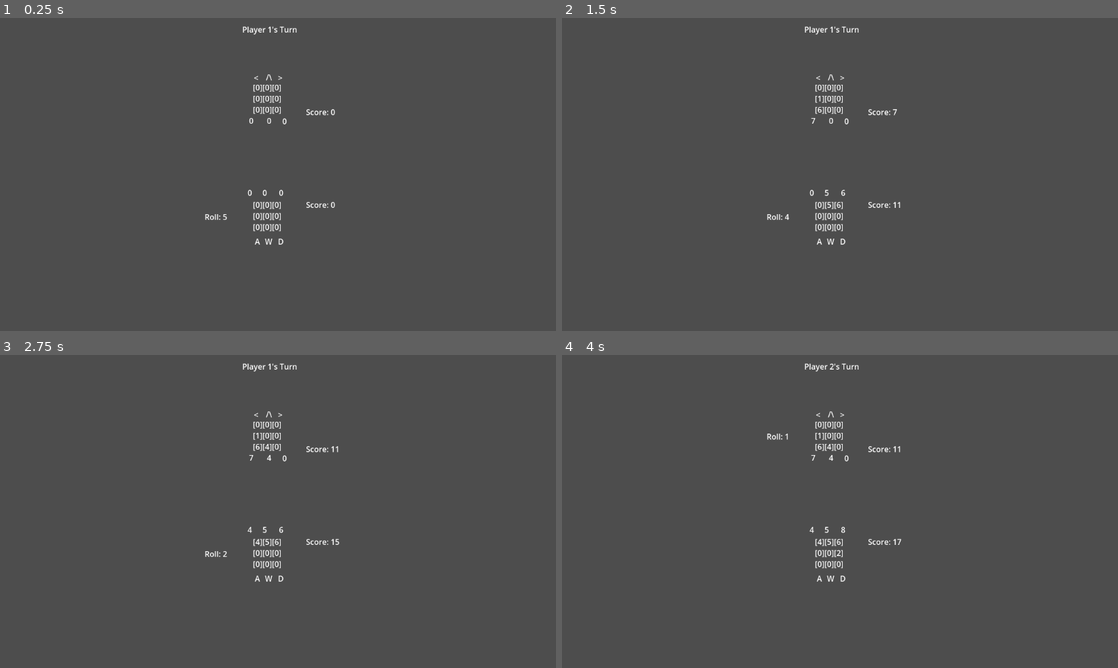
Above: before the commit, frames 1-4 (two rows, left to right).
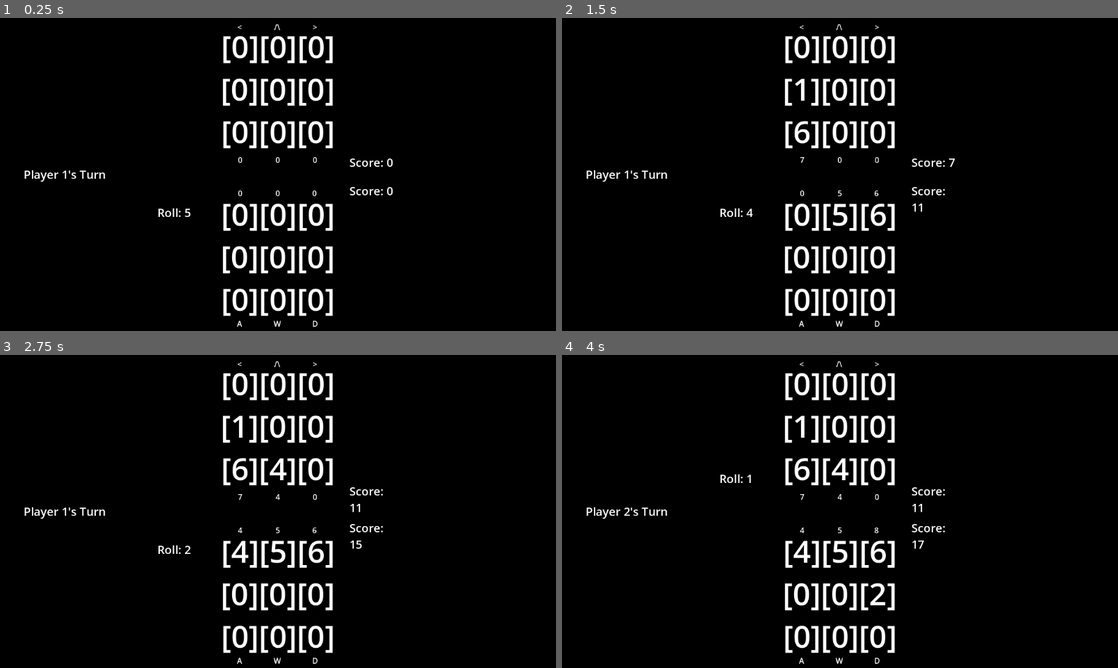
Above: after the commit, the same moments.

Repository: aj-ctrl/knucklebones
Game: Godot game, scene res://game.tscn
Same seed, same stepped clock (60 frames per second), same inputs: the game is played once before the commit and once after it.
Inputs:
- Up to frame 1 (0.25 s): no input
- Up to frame 2 (1.5 s): tap Enter at 0.5 s; hold D (Player1_right) 0.53-1.28 s; tap W (Player1_middle) at 0.6 s; tap Space (ui_select) at 0.77, 1.07, 1.25 s; tap Left (Player2_left) at 0.8, 1.35 s; hold A (Player1_left) from 1.28 s (still down)
- Up to frame 3 (2.75 s): tap Space (ui_select) at 1.52, 1.82 s; tap Up (Player2_middle) at 1.55, 2.1 s; tap Enter at 2 s; release A (Player1_left) at 2.03 s; hold D (Player1_right) from 2.03 s (still down); tap Right (Player2_right) at 2.3 s
- Up to frame 4 (4 s): tap Space (ui_select) at 2.75, 3.02, 3.05, 3.32, 3.6, 3.77 s; tap Right (Player2_right) at 2.85 s; tap Enter at 3.5 s; release D (Player1_right) at 3.53 s; hold A (Player1_left) from 3.53 s (still down); tap W (Player1_middle) at 3.8 s

The runs differ from the first frame. In frame 1, 100% of the frame differs, in the area x 0-100%, y 0-100%; in frame 2, 100%; in frame 3, 100%; in frame 4, 100%.

Commit message:
v1.1
mostly graphical changes to make everything much more readable

Diff:
--- /dev/null
+++ b/boardTheme.tres
@@ -0,0 +1,4 @@
+[gd_resource type="Theme" format=3 uid="uid://3gl8fq2d6cxa"]
+
+[resource]
+default_font_size = 64
--- a/game.gd
+++ b/game.gd
@@ -1,17 +1,17 @@
 extends Node2D
 
-@onready var nodeP1Board = $P1Board
-@onready var nodeP2Board = $P2Board
-@onready var turn_tattle = $TurnTattle
-@onready var roll_tattle = $RollTattle
-
-@onready var p1_col_1_total = $P1Totals/Col1Total
-@onready var p1_col_2_total = $P1Totals/Col2Total
-@onready var p1_col_3_total = $P1Totals/Col3Total
-
-@onready var p2_col_1_total = $P2Totals/Col1Total
-@onready var p2_col_2_total = $P2Totals/Col2Total
-@onready var p2_col_3_total = $P2Totals/Col3Total
+@onready var nodeP1Board = $Control/P1Board
+@onready var nodeP2Board = $Control/P2Board
+@onready var turn_tattle = $Control/TurnTattle
+@onready var roll_tattle = $Control/RollTattle
+
+@onready var p1_col_1_total = $Control/P1Totals/Col1Total
+@onready var p1_col_2_total = $Control/P1Totals/Col2Total
+@onready var p1_col_3_total = $Control/P1Totals/Col3Total
+
+@onready var p2_col_1_total = $Control/P2Totals/Col1Total
+@onready var p2_col_2_total = $Control/P2Totals/Col2Total
+@onready var p2_col_3_total = $Control/P2Totals/Col3Total
 
 #controls whos turn it is p1 or p2
 var p1turn = true
@@ -56,19 +56,25 @@
 	"9" : 0,
 	}
 
+func _ready():
+	RenderingServer.set_default_clear_color('#000000')
+
 func _process(delta):
 	process_scores()
 	render_board()
 	check_gamestate()
+	if !gameActive:
+		if Input.is_action_just_pressed("ui_select"):
+			get_tree().reload_current_scene()
 	#turn logic
 	if gameActive:
 		if p1turn:
 			turn_tattle.text = "Player 1's Turn"
-			roll_tattle.position = Vector2i($P1Board.position.x - 100,$P1Board.position.y + 25)
+			roll_tattle.position = Vector2i($Control/P1Board.position.x - 100,$Control/P1Board.position.y + 25)
 			p1_turn()
 		else:
 			turn_tattle.text = "Player 2's Turn"
-			roll_tattle.position = Vector2i($P2Board.position.x - 100,$P2Board.position.y + 25)
+			roll_tattle.position = Vector2i($Control/P2Board.position.x - 100,$Control/P2Board.position.y + 225)
 			p2_turn()
 
 func check_gamestate():
@@ -77,8 +83,9 @@
 
 func end_game():
 	gameActive = false
-	$RollTattle.hide()
-	$WinTattle.show()
+	$Control/RollTattle.hide()
+	$Control/TurnTattle.hide()
+	$Control/WinTattle.show()
 
 func process_scores():
 	process_score(p1col1, p1_col_1_total)
@@ -90,14 +97,14 @@
 	var p1score = int(p1_col_1_total.text) + int(p1_col_2_total.text) + int(p1_col_3_total.text)
 	var p2score = int(p2_col_1_total.text) + int(p2_col_2_total.text) + int(p2_col_3_total.text)
 	if p1score > p2score:
-		$WinTattle.text = "Player 1 wins!"
+		$Control/WinTattle.text = "[center]Player 1 wins![/center]"
 	else:
 		if p2score > p1score:
-			$WinTattle.text = "Player 2 wins!"
+			$Control/WinTattle.text = "[center]Player 2 wins![/center]"
 		else:
-			$WinTattle.text = "Draw!"
-	$P1Totals/GrandTotal.text = "Score: " + str(p1score)
-	$P2Totals/GrandTotal.text = "Score: " + str(p2score)
+			$Control/WinTattle.text = "[center]Draw![/center]"
+	$Control/P1Totals/GrandTotal.text = "Score: " + str(p1score)
+	$Control/P2Totals/GrandTotal.text = "Score: " + str(p2score)
 
 func process_score(column:Array, totalDisplay:Object):
 	var total = 0
@@ -106,44 +113,30 @@
 			total = column[0]
 		2:
 			if column[0] == column[1]:
-				total = column[0] * column[1]
+				total = (column[0] + column[1]) * 2
 			else:
 				total = column[0] + column[1]
 		3:
 			total = column[0] + column[1] + column[2]
 			if column[0] == column[1]:
-				total = column[0] * column[1] + column[2]
+				total = ((column[0] + column[1]) * 2) + column[2]
 			if column[0] == column[2]:
-				total = column[0] * column[2] + column[1]
+				total = ((column[0] + column[2]) * 2) + column[1]
 			if column[1] == column[2]:
-				total = column[1] * column[2] + column[0]
+				total = ((column[1] + column[2]) * 2) + column[0]
 			if column[0] == column[1] and column[0] == column[2]:
-				total = column[0] * column[1] * column[2]
-	totalDisplay.text = str(total)
-
-func handle_pops(p1column, p2column):
-	var matchingVal = -1
-	var popMatchs = false
-	for die in p1column:
-		if p2column.has(die):
-			popMatchs = true
-			matchingVal = die
-	if popMatchs:
-		print("popping", p1column, p2column)
-		while p1column.has(matchingVal):
-			var toPop = p1column.find(matchingVal)
-			p1column.pop_at(toPop)
-		while p2column.has(matchingVal):
-			var toPop = p2column.find(matchingVal)
-			p2column.pop_at(toPop)
-		print("popped", p1column, p2column)
-
-		popMatchs = false
+				total = (column[0] + column[1] + column[2]) * 3
+	totalDisplay.text = "[center]" + str(total) + "[/center]"
+
+func handle_pops(currentDie:int, opponentColumn:Array):
+	while opponentColumn.has(currentDie):
+		var toPop = opponentColumn.find(currentDie)
+		opponentColumn.pop_at(toPop)
 
 func render_board():
 	update_slots()
-	nodeP1Board.text = "["+str(p1slots["1"])+"]" + "["+str(p1slots["4"])+"]" + "["+str(p1slots["7"])+"]" + "["+str(p1slots["2"])+"]" + "["+str(p1slots["5"])+"]" + "["+str(p1slots["8"])+"]" + "["+str(p1slots["3"])+"]" + "["+str(p1slots["6"])+"]" + "["+str(p1slots["9"])+"]"
-	nodeP2Board.text = "["+str(p2slots["3"])+"]" + "["+str(p2slots["6"])+"]" + "["+str(p2slots["9"])+"]" + "["+str(p2slots["2"])+"]" + "["+str(p2slots["5"])+"]" + "["+str(p2slots["8"])+"]" + "["+str(p2slots["1"])+"]" + "["+str(p2slots["4"])+"]" + "["+str(p2slots["7"])+"]"
+	nodeP1Board.text = "[center]"+"["+str(p1slots["1"])+"]" + "["+str(p1slots["4"])+"]" + "["+str(p1slots["7"])+"]" + "["+str(p1slots["2"])+"]" + "["+str(p1slots["5"])+"]" + "["+str(p1slots["8"])+"]" + "["+str(p1slots["3"])+"]" + "["+str(p1slots["6"])+"]" + "["+str(p1slots["9"])+"]"+"[/center]"
+	nodeP2Board.text = "[center]"+"["+str(p2slots["3"])+"]" + "["+str(p2slots["6"])+"]" + "["+str(p2slots["9"])+"]" + "["+str(p2slots["2"])+"]" + "["+str(p2slots["5"])+"]" + "["+str(p2slots["8"])+"]" + "["+str(p2slots["1"])+"]" + "["+str(p2slots["4"])+"]" + "["+str(p2slots["7"])+"]"+"[/center]"
 
 func p1_turn():
 	if p1turnInit:
@@ -153,21 +146,21 @@
 
 	if Input.is_action_just_released("Player1_left"):
 		var turnTaken = add_roll_to_col(p1col1, currentRoll)
-		handle_pops(p1col1, p2col1)
+		handle_pops(currentRoll, p2col1)
 		if turnTaken:
 			p1turn = false
 			p1turnInit = true
 
 	if Input.is_action_just_released("Player1_middle"):
 		var turnTaken = add_roll_to_col(p1col2, currentRoll)
-		handle_pops(p1col2, p2col2)
+		handle_pops(currentRoll, p2col2)
 		if turnTaken:
 			p1turn = false
 			p1turnInit = true
 
 	if Input.is_action_just_released("Player1_right"):
 		var turnTaken = add_roll_to_col(p1col3, currentRoll)
-		handle_pops(p1col3, p2col3)
+		handle_pops(currentRoll, p2col3)
 		if turnTaken:
 			p1turn = false
 			p1turnInit = true
@@ -180,21 +173,21 @@
 
 	if Input.is_action_just_released("Player2_left"):
 		var turnTaken = add_roll_to_col(p2col1, currentRoll)
-		handle_pops(p1col1, p2col1)
+		handle_pops(currentRoll, p1col1)
 		if turnTaken:
 			p1turn = true
 			p2turnInit = true
 
 	if Input.is_action_just_released("Player2_middle"):
 		var turnTaken = add_roll_to_col(p2col2, currentRoll)
-		handle_pops(p1col2, p2col2)
+		handle_pops(currentRoll, p1col2)
 		if turnTaken:
 			p1turn = true
 			p2turnInit = true
 
 	if Input.is_action_just_released("Player2_right"):
 		var turnTaken = add_roll_to_col(p2col3, currentRoll)
-		handle_pops(p1col3, p2col3)
+		handle_pops(currentRoll, p1col3)
 		if turnTaken:
 			p1turn = true
 			p2turnInit = true
--- a/game.tscn
+++ b/game.tscn
@@ -1,232 +1,357 @@
-[gd_scene load_steps=2 format=3 uid="uid://cdlsa55jqxqps"]
+[gd_scene load_steps=4 format=3 uid="uid://cdlsa55jqxqps"]
 
 [ext_resource type="Script" path="res://game.gd" id="1_j4cx7"]
+[ext_resource type="Theme" uid="uid://3gl8fq2d6cxa" path="res://boardTheme.tres" id="2_fe610"]
+[ext_resource type="Theme" uid="uid://yp4q25f8giyg" path="res://tattleTheme.tres" id="3_n7oll"]
 
 [node name="Game" type="Node2D"]
 script = ExtResource("1_j4cx7")
 
-[node name="P1Board" type="RichTextLabel" parent="."]
-offset_left = 524.0
-offset_top = 375.0
-offset_right = 596.0
-offset_bottom = 444.0
-text = "[0] [0] [0]
+[node name="Control" type="Control" parent="."]
+layout_mode = 3
+anchors_preset = 0
+offset_right = 1152.0
+offset_bottom = 648.0
+
+[node name="P1Board" type="RichTextLabel" parent="Control"]
+layout_mode = 1
+anchors_preset = 7
+anchor_left = 0.5
+anchor_top = 1.0
+anchor_right = 0.5
+anchor_bottom = 1.0
+offset_left = -150.0
+offset_top = -287.0
+offset_right = 150.0
+offset_bottom = -23.0
+grow_horizontal = 2
+grow_vertical = 0
+pivot_offset = Vector2(135, 119)
+theme = ExtResource("2_fe610")
+bbcode_enabled = true
+text = "[center][0] [0] [0]
 [0] [0] [0]
-[0] [0] [0] "
-fit_content = true
-scroll_active = false
-shortcut_keys_enabled = false
-
-[node name="P2Board" type="RichTextLabel" parent="."]
-offset_left = 524.0
-offset_top = 132.0
-offset_right = 596.0
-offset_bottom = 201.0
-text = "[0] [0] [0]
+[0] [0] [0] [/center]"
+fit_content = true
+scroll_active = false
+shortcut_keys_enabled = false
+
+[node name="P2Board" type="RichTextLabel" parent="Control"]
+layout_mode = 1
+anchors_preset = 5
+anchor_left = 0.5
+anchor_right = 0.5
+offset_left = -150.0
+offset_top = 14.0
+offset_right = 150.0
+offset_bottom = 278.0
+grow_horizontal = 2
+theme = ExtResource("2_fe610")
+bbcode_enabled = true
+text = "[center][0] [0] [0]
 [0] [0] [0]
-[0] [0] [0] "
-fit_content = true
-scroll_active = false
-shortcut_keys_enabled = false
-
-[node name="TurnTattle" type="RichTextLabel" parent="."]
-offset_left = 502.0
-offset_top = 12.0
-offset_right = 617.0
-offset_bottom = 35.0
+[0] [0] [0] [/center]"
+fit_content = true
+scroll_active = false
+shortcut_keys_enabled = false
+
+[node name="TurnTattle" type="RichTextLabel" parent="Control"]
+layout_mode = 1
+anchors_preset = 4
+anchor_top = 0.5
+anchor_bottom = 0.5
+offset_left = 49.0
+offset_top = -17.0
+offset_right = 225.0
+offset_bottom = 17.0
+grow_vertical = 2
+theme = ExtResource("3_n7oll")
 text = "Player X's Turn"
 fit_content = true
 scroll_active = false
 shortcut_keys_enabled = false
 
-[node name="WinTattle" type="RichTextLabel" parent="."]
+[node name="WinTattle" type="RichTextLabel" parent="Control"]
 visible = false
-offset_left = 502.0
-offset_top = 276.0
-offset_right = 617.0
-offset_bottom = 299.0
+layout_mode = 1
+anchors_preset = 8
+anchor_left = 0.5
+anchor_top = 0.5
+anchor_right = 0.5
+anchor_bottom = 0.5
+offset_left = -83.0
+offset_top = -17.0
+offset_right = 83.0
+offset_bottom = 17.0
+grow_horizontal = 2
+grow_vertical = 2
+theme = ExtResource("3_n7oll")
+bbcode_enabled = true
 text = "Player X Wins!"
 fit_content = true
 scroll_active = false
 shortcut_keys_enabled = false
 
-[node name="RollTattle" type="RichTextLabel" parent="."]
+[node name="RollTattle" type="RichTextLabel" parent="Control"]
 offset_left = 75.0
 offset_top = 96.0
-offset_right = 133.45
-offset_bottom = 119.0
+offset_right = 153.0
+offset_bottom = 130.0
+theme = ExtResource("3_n7oll")
 text = "Roll: X"
 fit_content = true
 scroll_active = false
 shortcut_keys_enabled = false
 
-[node name="ControlHints" type="Control" parent="."]
+[node name="ControlHints" type="Control" parent="Control"]
 layout_mode = 3
 anchors_preset = 0
-offset_right = 40.0
-offset_bottom = 40.0
-
-[node name="A" type="RichTextLabel" parent="ControlHints"]
-layout_mode = 0
-offset_left = 528.0
-offset_top = 451.0
-offset_right = 541.685
-offset_bottom = 474.0
-text = "A"
-fit_content = true
-scroll_active = false
-shortcut_keys_enabled = false
-
-[node name="W" type="RichTextLabel" parent="ControlHints"]
-layout_mode = 0
-offset_left = 549.0
-offset_top = 451.0
-offset_right = 565.665
-offset_bottom = 474.0
-text = "W"
-fit_content = true
-scroll_active = false
-shortcut_keys_enabled = false
-
-[node name="D" type="RichTextLabel" parent="ControlHints"]
-layout_mode = 0
-offset_left = 576.0
-offset_top = 451.0
-offset_right = 589.685
-offset_bottom = 474.0
-text = "D"
-fit_content = true
-scroll_active = false
-shortcut_keys_enabled = false
-
-[node name="A2" type="RichTextLabel" parent="ControlHints"]
-layout_mode = 0
-offset_left = 526.0
-offset_top = 112.0
-offset_right = 541.965
-offset_bottom = 158.0
-text = "<"
-fit_content = true
-scroll_active = false
-shortcut_keys_enabled = false
-
-[node name="W2" type="RichTextLabel" parent="ControlHints"]
-layout_mode = 0
-offset_left = 551.0
-offset_top = 111.0
-offset_right = 567.665
-offset_bottom = 134.0
-text = "/\\"
-fit_content = true
-scroll_active = false
-shortcut_keys_enabled = false
-
-[node name="D2" type="RichTextLabel" parent="ControlHints"]
-layout_mode = 0
-offset_left = 576.0
-offset_top = 112.0
-offset_right = 589.685
-offset_bottom = 135.0
-text = ">"
-fit_content = true
-scroll_active = false
-shortcut_keys_enabled = false
-
-[node name="P1Totals" type="Control" parent="."]
-layout_mode = 3
-anchors_preset = 0
-offset_right = 40.0
-offset_bottom = 40.0
-
-[node name="Col1Total" type="RichTextLabel" parent="P1Totals"]
-layout_mode = 0
-offset_left = 513.0
-offset_top = 350.0
-offset_right = 542.0
+offset_right = 1152.0
+offset_bottom = 648.0
+
+[node name="A" type="RichTextLabel" parent="Control/ControlHints"]
+layout_mode = 0
+offset_left = 489.0
+offset_top = 621.0
+offset_right = 505.0
+offset_bottom = 644.0
+bbcode_enabled = true
+text = "[center]A[/center]"
+fit_content = true
+scroll_active = false
+shortcut_keys_enabled = false
+
+[node name="W" type="RichTextLabel" parent="Control/ControlHints"]
+layout_mode = 1
+anchors_preset = 8
+anchor_left = 0.5
+anchor_top = 0.5
+anchor_right = 0.5
+anchor_bottom = 0.5
+offset_left = -9.0
+offset_top = 297.0
+offset_right = 7.0
+offset_bottom = 320.0
+grow_horizontal = 2
+grow_vertical = 2
+bbcode_enabled = true
+text = "[center]W[/center]"
+fit_content = true
+scroll_active = false
+shortcut_keys_enabled = false
+
+[node name="D" type="RichTextLabel" parent="Control/ControlHints"]
+layout_mode = 0
+offset_left = 645.0
+offset_top = 621.0
+offset_right = 661.0
+offset_bottom = 644.0
+bbcode_enabled = true
+text = "[center]D[/center]"
+fit_content = true
+scroll_active = false
+shortcut_keys_enabled = false
+
+[node name="A2" type="RichTextLabel" parent="Control/ControlHints"]
+layout_mode = 0
+offset_left = 489.0
+offset_top = 7.0
+offset_right = 505.0
+offset_bottom = 30.0
+bbcode_enabled = true
+text = "[center]<[/center]"
+fit_content = true
+scroll_active = false
+shortcut_keys_enabled = false
+
+[node name="W2" type="RichTextLabel" parent="Control/ControlHints"]
+layout_mode = 1
+anchors_preset = 8
+anchor_left = 0.5
+anchor_top = 0.5
+anchor_right = 0.5
+anchor_bottom = 0.5
+offset_left = -9.0
+offset_top = -317.0
+offset_right = 7.0
+offset_bottom = -294.0
+grow_horizontal = 2
+grow_vertical = 2
+bbcode_enabled = true
+text = "[center]/\\[/center]"
+fit_content = true
+scroll_active = false
+shortcut_keys_enabled = false
+
+[node name="D2" type="RichTextLabel" parent="Control/ControlHints"]
+layout_mode = 0
+offset_left = 645.0
+offset_top = 7.0
+offset_right = 661.0
+offset_bottom = 30.0
+bbcode_enabled = true
+text = "[center]>[/center]"
+fit_content = true
+scroll_active = false
+shortcut_keys_enabled = false
+
+[node name="P1Totals" type="Control" parent="Control"]
+layout_mode = 1
+anchors_preset = 15
+anchor_right = 1.0
+anchor_bottom = 1.0
+grow_horizontal = 2
+grow_vertical = 2
+
+[node name="Col1Total" type="RichTextLabel" parent="Control/P1Totals"]
+layout_mode = 1
+anchors_preset = 8
+anchor_left = 0.5
+anchor_top = 0.5
+anchor_right = 0.5
+anchor_bottom = 0.5
+offset_left = -92.0
+offset_top = 27.0
+offset_right = -63.0
+offset_bottom = 52.0
+grow_horizontal = 2
+grow_vertical = 2
+bbcode_enabled = true
+text = "0"
+fit_content = true
+scroll_active = false
+shortcut_keys_enabled = false
+
+[node name="Col2Total" type="RichTextLabel" parent="Control/P1Totals"]
+layout_mode = 1
+anchors_preset = 8
+anchor_left = 0.5
+anchor_top = 0.5
+anchor_right = 0.5
+anchor_bottom = 0.5
+offset_left = -14.5
+offset_top = 27.0
+offset_right = 14.5
+offset_bottom = 52.0
+grow_horizontal = 2
+grow_vertical = 2
+bbcode_enabled = true
+text = "0"
+fit_content = true
+scroll_active = false
+shortcut_keys_enabled = false
+
+[node name="Col3Total" type="RichTextLabel" parent="Control/P1Totals"]
+layout_mode = 1
+anchors_preset = 8
+anchor_left = 0.5
+anchor_top = 0.5
+anchor_right = 0.5
+anchor_bottom = 0.5
+offset_left = 62.0
+offset_top = 27.0
+offset_right = 91.0
+offset_bottom = 52.0
+grow_horizontal = 2
+grow_vertical = 2
+bbcode_enabled = true
+text = "0"
+fit_content = true
+scroll_active = false
+shortcut_keys_enabled = false
+
+[node name="GrandTotal" type="RichTextLabel" parent="Control/P1Totals"]
+layout_mode = 0
+offset_left = 724.0
+offset_top = 341.0
+offset_right = 818.0
 offset_bottom = 375.0
-text = "0"
-fit_content = true
-scroll_active = false
-shortcut_keys_enabled = false
-
-[node name="Col2Total" type="RichTextLabel" parent="P1Totals"]
-layout_mode = 0
-offset_left = 544.0
-offset_top = 350.0
-offset_right = 573.0
-offset_bottom = 375.0
-text = "0"
-fit_content = true
-scroll_active = false
-shortcut_keys_enabled = false
-
-[node name="Col3Total" type="RichTextLabel" parent="P1Totals"]
-layout_mode = 0
-offset_left = 578.0
-offset_top = 350.0
-offset_right = 607.0
-offset_bottom = 375.0
-text = "0"
-fit_content = true
-scroll_active = false
-shortcut_keys_enabled = false
-
-[node name="GrandTotal" type="RichTextLabel" parent="P1Totals"]
-layout_mode = 0
-offset_left = 634.0
-offset_top = 375.0
-offset_right = 714.0
-offset_bottom = 398.0
-text = "Score: 999"
-fit_content = true
-scroll_active = false
-shortcut_keys_enabled = false
-
-[node name="P2Totals" type="Control" parent="."]
-layout_mode = 3
-anchors_preset = 0
-offset_left = 516.0
-offset_top = 201.0
-offset_right = 556.0
-offset_bottom = 241.0
-
-[node name="Col1Total" type="RichTextLabel" parent="P2Totals"]
-layout_mode = 0
-offset_right = 29.0
-offset_bottom = 25.0
-text = "0"
-fit_content = true
-scroll_active = false
-shortcut_keys_enabled = false
-
-[node name="Col2Total" type="RichTextLabel" parent="P2Totals"]
-layout_mode = 0
-offset_left = 37.0
-offset_right = 66.0
-offset_bottom = 25.0
-text = "0"
-fit_content = true
-scroll_active = false
-shortcut_keys_enabled = false
-
-[node name="Col3Total" type="RichTextLabel" parent="P2Totals"]
-layout_mode = 0
-offset_left = 69.0
-offset_top = 1.0
-offset_right = 98.0
-offset_bottom = 26.0
-text = "0"
-fit_content = true
-scroll_active = false
-shortcut_keys_enabled = false
-
-[node name="GrandTotal" type="RichTextLabel" parent="P2Totals"]
-layout_mode = 0
-offset_left = 118.0
-offset_top = -18.0
-offset_right = 198.0
-offset_bottom = 5.0
-text = "Score: 999"
-fit_content = true
-scroll_active = false
-shortcut_keys_enabled = false
+theme = ExtResource("3_n7oll")
+text = "Score: 0"
+fit_content = true
+scroll_active = false
+shortcut_keys_enabled = false
+
+[node name="P2Totals" type="Control" parent="Control"]
+layout_mode = 1
+anchors_preset = 15
+anchor_right = 1.0
+anchor_bottom = 1.0
+grow_horizontal = 2
+grow_vertical = 2
+
+[node name="Col1Total" type="RichTextLabel" parent="Control/P2Totals"]
+layout_mode = 1
+anchors_preset = 8
+anchor_left = 0.5
+anchor_top = 0.5
+anchor_right = 0.5
+anchor_bottom = 0.5
+offset_left = -92.0
+offset_top = -42.0
+offset_right = -63.0
+offset_bottom = -17.0
+grow_horizontal = 2
+grow_vertical = 2
+bbcode_enabled = true
+text = "0"
+fit_content = true
+scroll_active = false
+shortcut_keys_enabled = false
+
+[node name="Col2Total" type="RichTextLabel" parent="Control/P2Totals"]
+layout_mode = 1
+anchors_preset = 8
+anchor_left = 0.5
+anchor_top = 0.5
+anchor_right = 0.5
+anchor_bottom = 0.5
+offset_left = -14.5
+offset_top = -42.0
+offset_right = 14.5
+offset_bottom = -17.0
+grow_horizontal = 2
+grow_vertical = 2
+bbcode_enabled = true
+text = "0"
+fit_content = true
+scroll_active = false
+shortcut_keys_enabled = false
+
+[node name="Col3Total" type="RichTextLabel" parent="Control/P2Totals"]
+layout_mode = 1
+anchors_preset = 8
+anchor_left = 0.5
+anchor_top = 0.5
+anchor_right = 0.5
+anchor_bottom = 0.5
+offset_left = 63.0
+offset_top = -42.0
+offset_right = 92.0
+offset_bottom = -17.0
+grow_horizontal = 2
+grow_vertical = 2
+bbcode_enabled = true
+text = "0"
+fit_content = true
+scroll_active = false
+shortcut_keys_enabled = false
+
+[node name="GrandTotal" type="RichTextLabel" parent="Control/P2Totals"]
+layout_mode = 1
+anchors_preset = 8
+anchor_left = 0.5
+anchor_top = 0.5
+anchor_right = 0.5
+anchor_bottom = 0.5
+offset_left = 148.0
+offset_top = -42.0
+offset_right = 242.0
+offset_bottom = -8.0
+grow_horizontal = 2
+grow_vertical = 2
+theme = ExtResource("3_n7oll")
+text = "Score: 0"
+fit_content = true
+scroll_active = false
+shortcut_keys_enabled = false
--- a/project.godot
+++ b/project.godot
@@ -13,6 +13,7 @@
 config/name="knucklebones"
 run/main_scene="res://game.tscn"
 config/features=PackedStringArray("4.1", "Forward Plus")
+config/icon="res://six.png"
 
 [display]
 
--- /dev/null
+++ b/tattleTheme.tres
@@ -0,0 +1,4 @@
+[gd_resource type="Theme" format=3 uid="uid://yp4q25f8giyg"]
+
+[resource]
+default_font_size = 24
Not shown, changed: changelog.txt
Not shown, added: export_presets.cfg
